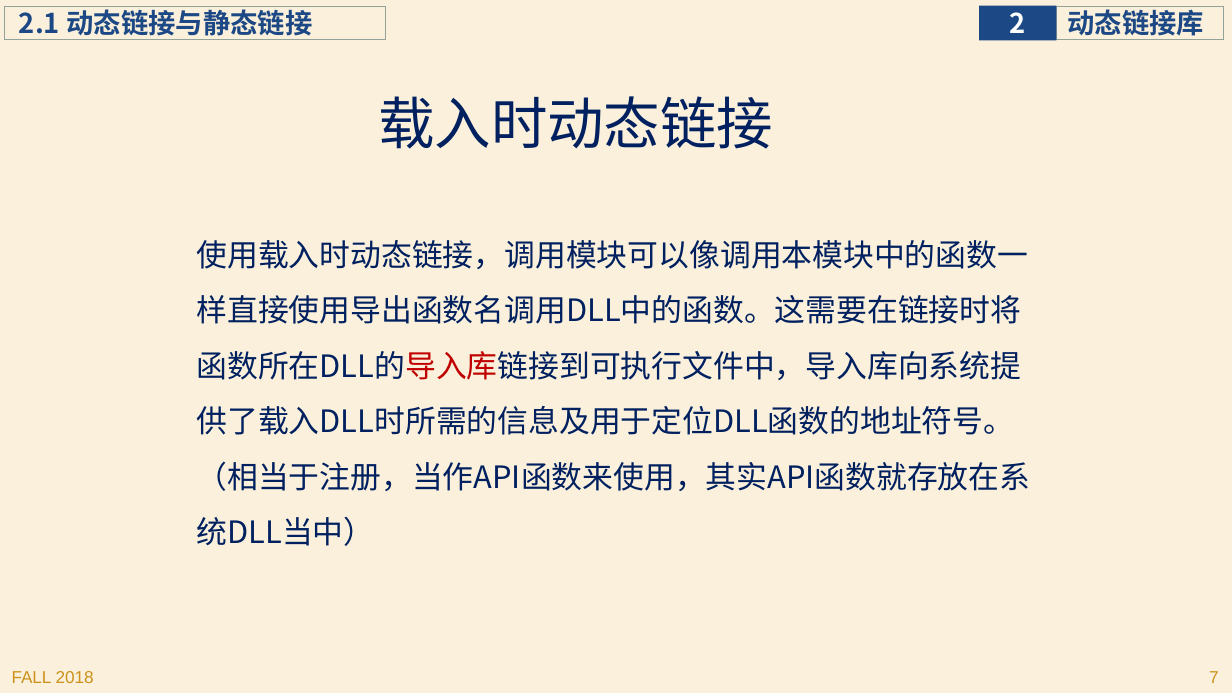
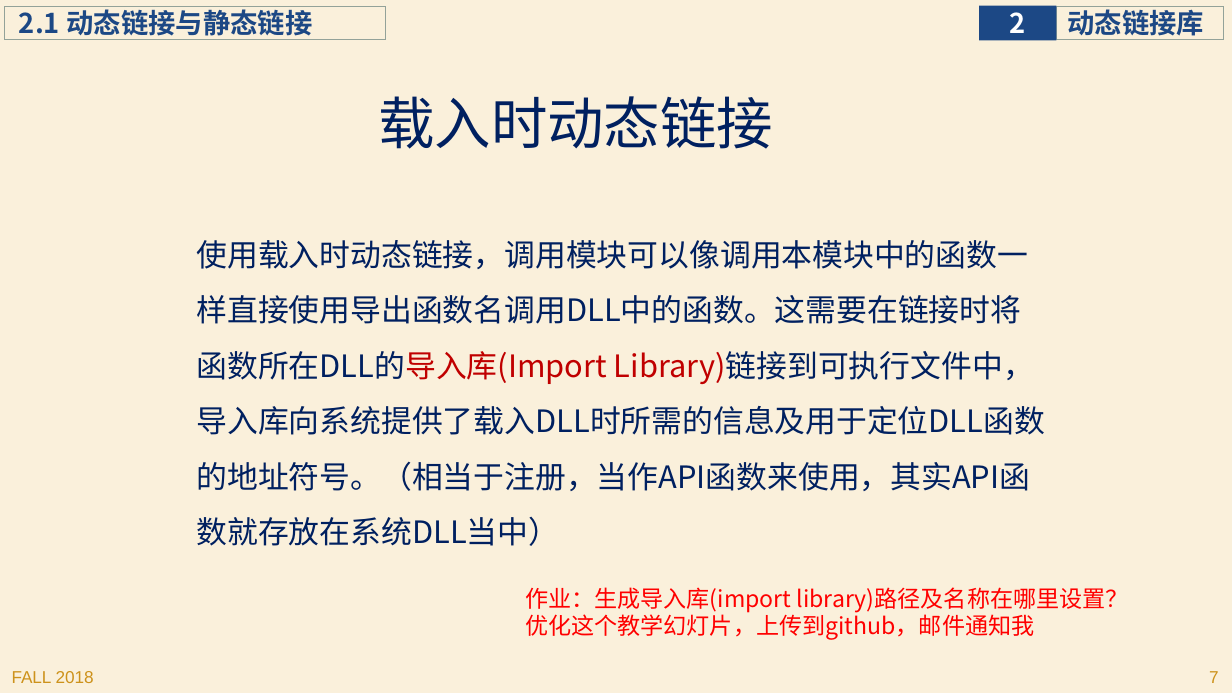
Before and after one commit to jichenghu/ppt_programmingWindows, a slide deck: slide 7 of programmingWindows_2.pptx. Drawn at 1232x693 pixels with LibreOffice and Linux fonts; fonts in the diff are those of the drawing. Boxes give left, top, right and bottom in pixels: in the first picture for what was removed or moved away, otherwise in the second. Text is boxed around its words. In the diff, an @@ line names an element or a change of style, - is before the commit and + after.

```diff
--- a/programmingWindows_2.pptx
+++ b/programmingWindows_2.pptx
@@ text at bbox=[197, 240, 1045, 491]: text changed @@
-使用载入时动态链接，调用模块可以像调用本模块中的函数一样直接使用导出函数名调用DLL中的函数。这需要在链接时将函数所在DLL的导入库链接到可执行文件中，导入库向系统提供了载入DLL时所需的信息及用于定位DLL函数的地址符号。（相当于注册，当作API函数来使用，其实API函数就存放在系统DLL当中）
+使用载入时动态链接，调用模块可以像调用本模块中的函数一样直接使用导出函数名调用DLL中的函数。这需要在链接时将函数所在DLL的导入库(Import Library)链接到可执行文件中，导入库向系统提供了载入DLL时所需的信息及用于定位DLL函数的地址符号。（相当于注册，当作API函数来使用，其实API函数就存放在系统DLL当中）
@@ text added at bbox=[525, 587, 1129, 640], 18 pt, text #FF0000 @@
+作业：生成导入库(import library)路径及名称在哪里设置？
+优化这个教学幻灯片，上传到github，邮件通知我
```
Also in this commit, not shown: 45 other slides changed.
